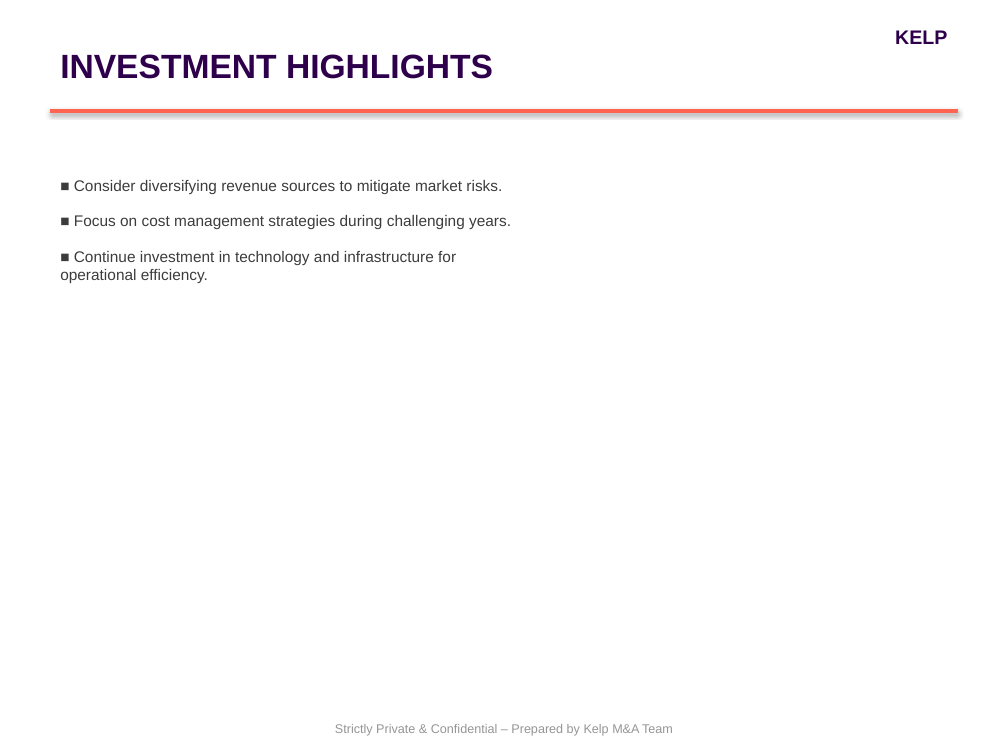
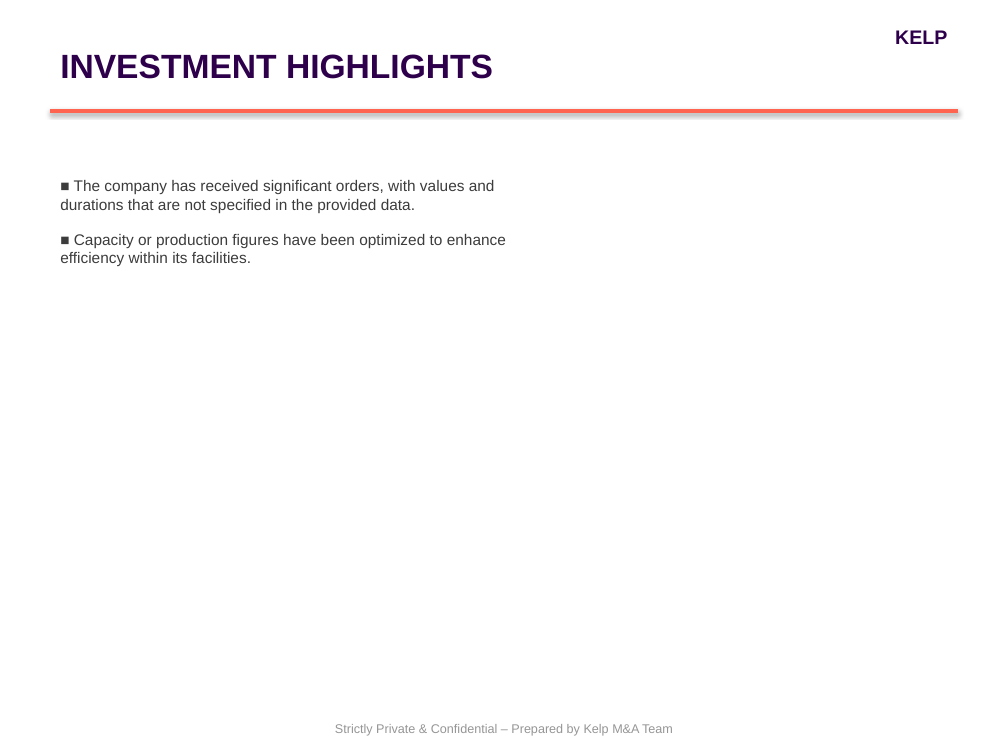
Before and after one commit to PiyushiAnand/Doc_to_PPT, a slide deck: slide 4 of Blind_Teaser_Gati_Final.pptx. Drawn at 1008x756 pixels with LibreOffice and Linux fonts; fonts in the diff are those of the drawing. Boxes give left, top, right and bottom in pixels: in the first picture for what was removed or moved away, otherwise in the second. Text is boxed around its words. In the diff, an @@ line names an element or a change of style, - is before the commit and + after.

```diff
--- a/Blind_Teaser_Gati_Final.pptx
+++ b/Blind_Teaser_Gati_Final.pptx
@@ text at [60,180,506,266]: text changed @@
-■ Consider diversifying revenue sources to mitigate market risks.
-■ Focus on cost management strategies during challenging years.
-■ Continue investment in technology and infrastructure for operational efficiency.
+■ The company has received significant orders, with values and durations that are not specified in the provided data.
+■ Capacity or production figures have been optimized to enhance efficiency within its facilities.
```
Also in this commit, not shown: 2 other slides changed, 9 other files.
